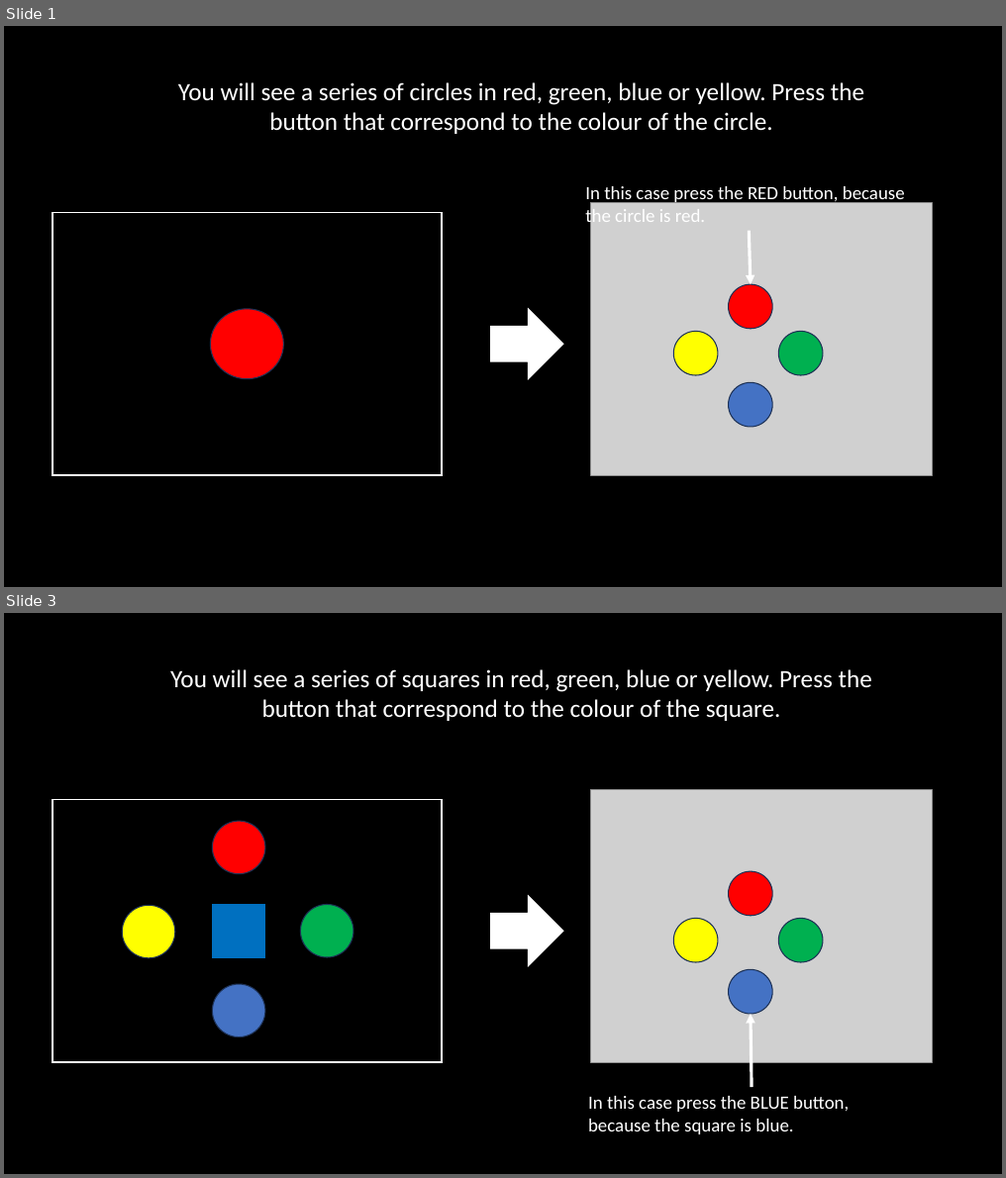
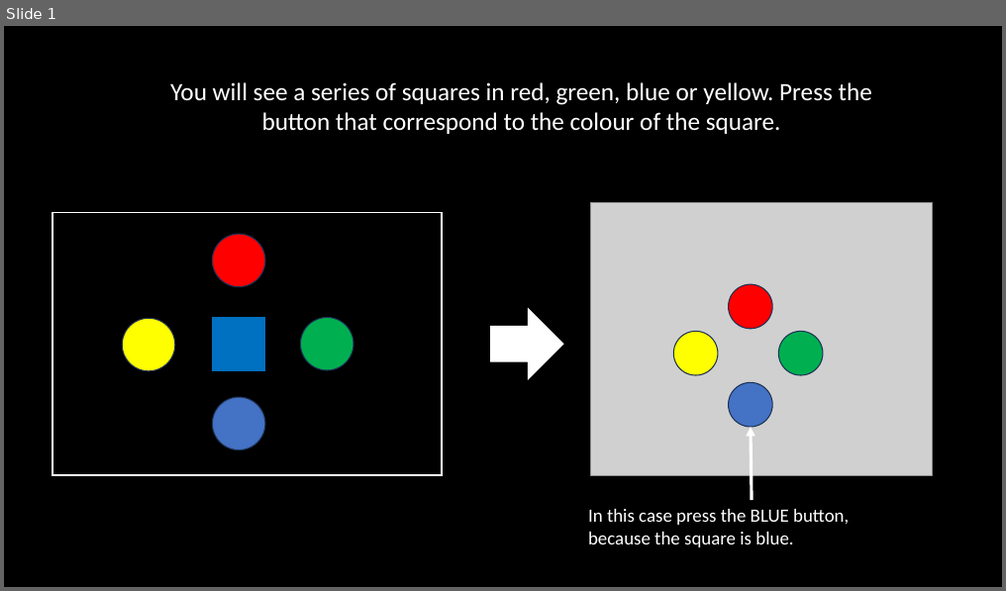
Before and after one commit to LabBench-Society/Protocols, a slide deck: stroopReverse/StroopReverseInstructions.pptx. Shown one above the other, each under a label of ours: slides 1 and 3 before the commit, slide 1 after it; the slides between them are not shown. The pictures are 1006x1178 and 1006x591 pixels, drawn with LibreOffice and Linux fonts; fonts in the diff are those of the drawing; grey boxes stand for pictures. Boxes give left, top, right and bottom in pixels: in the first picture for what was removed or moved away, otherwise in the second. Text is boxed around its words. In the diff, an @@ line names an element or a change of style, - is before the commit and + after.

```diff
--- a/stroopReverse/StroopReverseInstructions.pptx
+++ b/stroopReverse/StroopReverseInstructions.pptx
@@ slide 1 removed at box(4, 26, 1002, 587), background #000000 @@
@@ text removed at box(178, 82, 864, 134) @@
-You will see a series of circles in red, green, blue or yellow. Press the button that correspond to the colour of the circle.
@@ text removed at box(585, 186, 905, 228) @@
-In this case press the RED button, because the circle is red.
@@ rectangle removed at box(52, 212, 442, 475) @@
@@ arrow removed from (748, 230) to (750, 284) @@
@@ ellipse removed at box(211, 309, 284, 379) @@
@@ right arrow removed at box(491, 309, 563, 379) @@
@@ group removed at box(591, 202, 933, 475): 4 ellipses, 1 picture @@
@@ what was slide 3 is now slide 1 @@
```
Also in this commit, not shown: 3 other slides removed, 11 other files.
